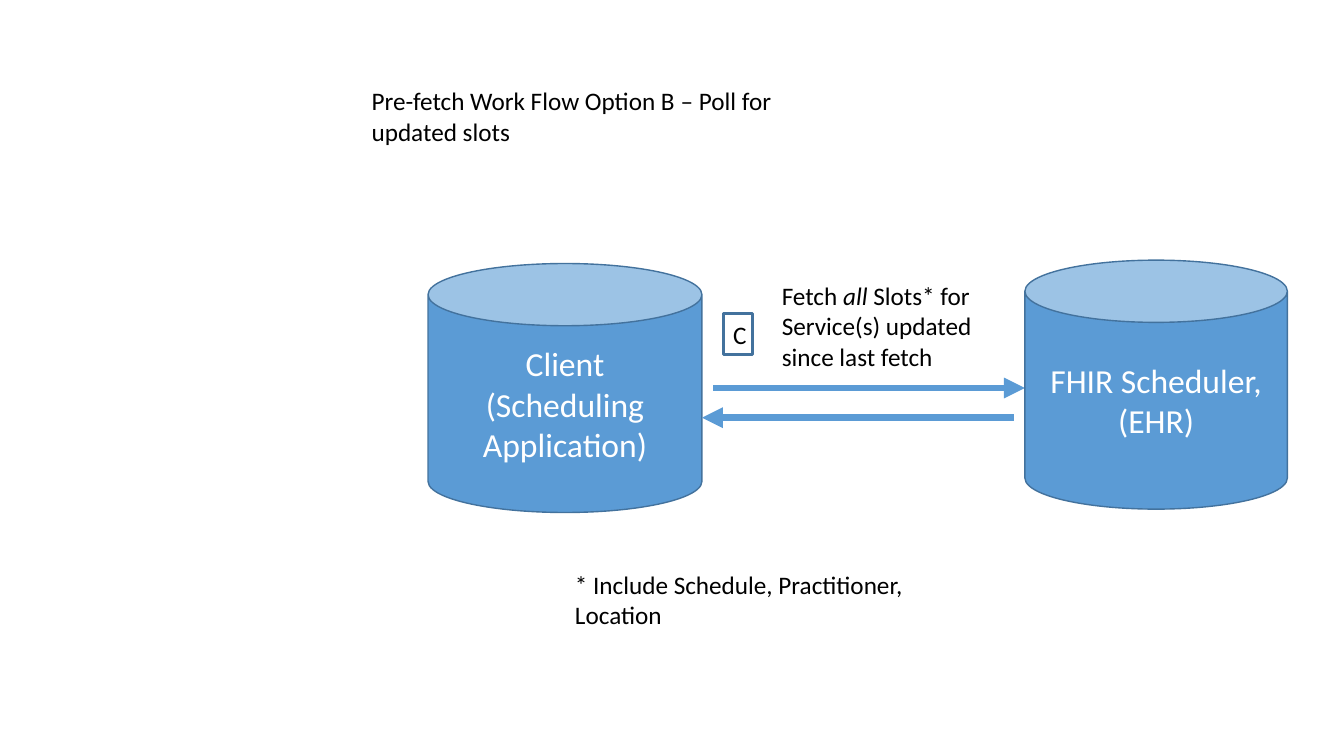
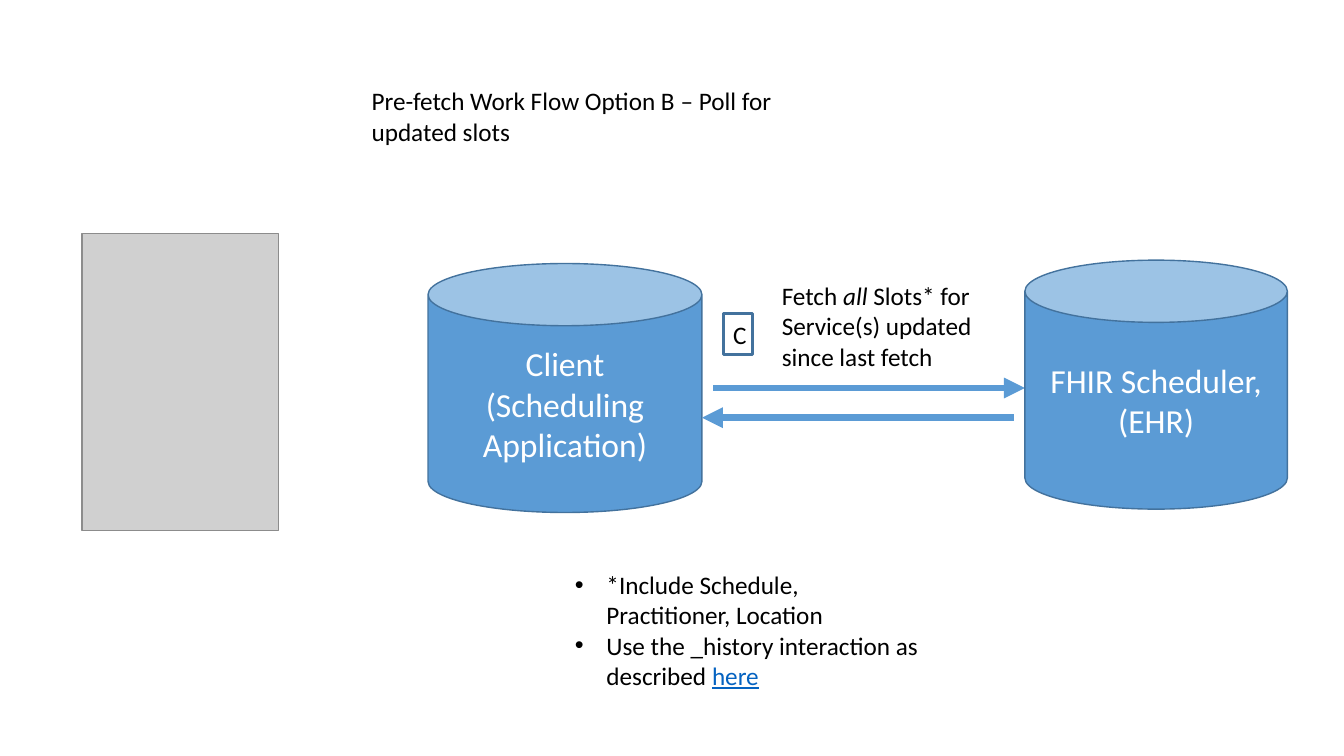
Before and after one commit to argonautproject/scheduling, a slide deck: slide 15 of meeting-notes/WorkFlowDiagrams.pptx. Drawn at 1344x756 pixels with LibreOffice and Linux fonts; fonts in the diff are those of the drawing; grey boxes stand for pictures. Boxes give left, top, right and bottom in pixels: in the first picture for what was removed or moved away, otherwise in the second. Text is boxed around its words. In the diff, an @@ line names an element or a change of style, - is before the commit and + after.

```diff
--- a/meeting-notes/WorkFlowDiagrams.pptx
+++ b/meeting-notes/WorkFlowDiagrams.pptx
@@ picture added at (x1=82, y1=233, x2=278, y2=530) @@
@@ text at (x1=606, y1=576, x2=918, y2=689): text changed @@
-* Include Schedule, Practitioner, Location
+• *Include Schedule, Practitioner, Location
+• Use the _history interaction as described here
```
Also in this commit, not shown: 3 other slides changed, 1 slide removed, 4 other files.
